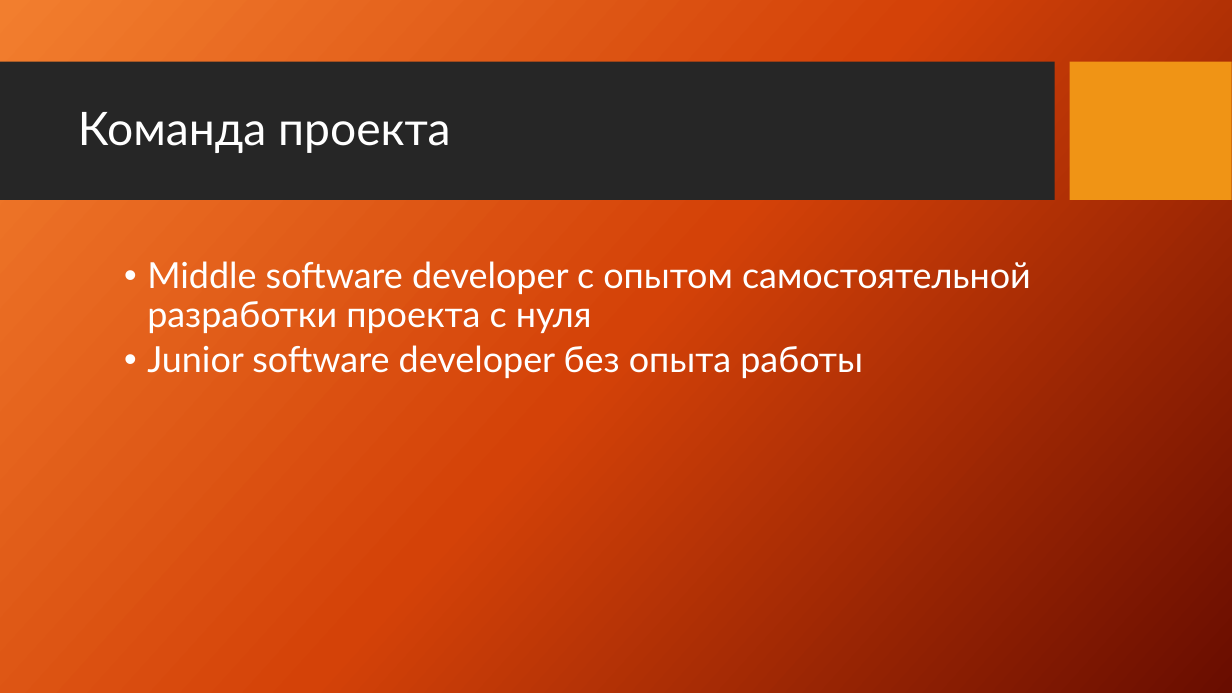
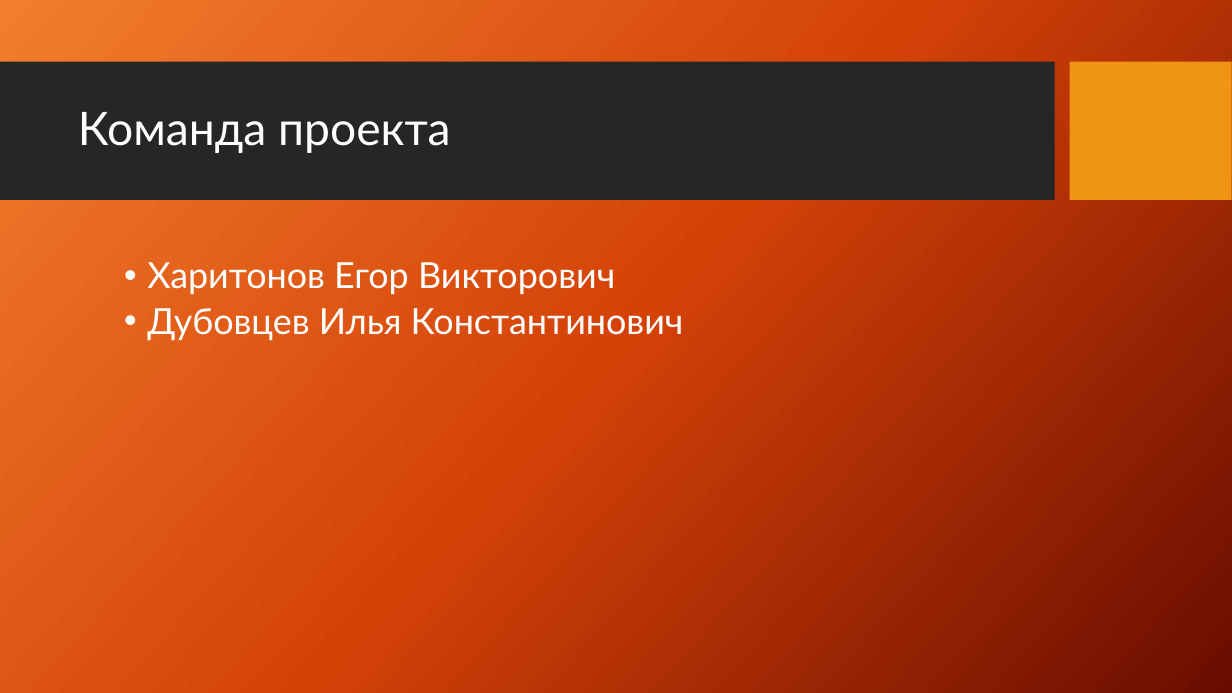
Before and after one commit to SpiritRanger/istu-lab-upp-2019-2020, a slide deck: slide 6 of Kharitonov_Dubovcev/OPP_Lab1_Concept_project.pptx. Drawn at 1232x693 pixels with LibreOffice and Linux fonts; fonts in the diff are those of the drawing; background and template pictures are left out. Boxes give left, top, right and bottom in pixels: in the first picture for what was removed or moved away, otherwise in the second. Text is boxed around its words. In the diff, an @@ line names an element or a change of style, - is before the commit and + after.

```diff
--- a/Kharitonov_Dubovcev/OPP_Lab1_Concept_project.pptx
+++ b/Kharitonov_Dubovcev/OPP_Lab1_Concept_project.pptx
@@ text at [147, 262, 684, 341]: text changed @@
-  • Middle software developer с опытом самостоятельной разработки проекта с нуля
-  • Junior software developer без опыта работы
+  • Харитонов Егор Викторович
+  • Дубовцев Илья Константинович
```
Also in this commit, not shown: 1 other slide changed, 1 other file.
